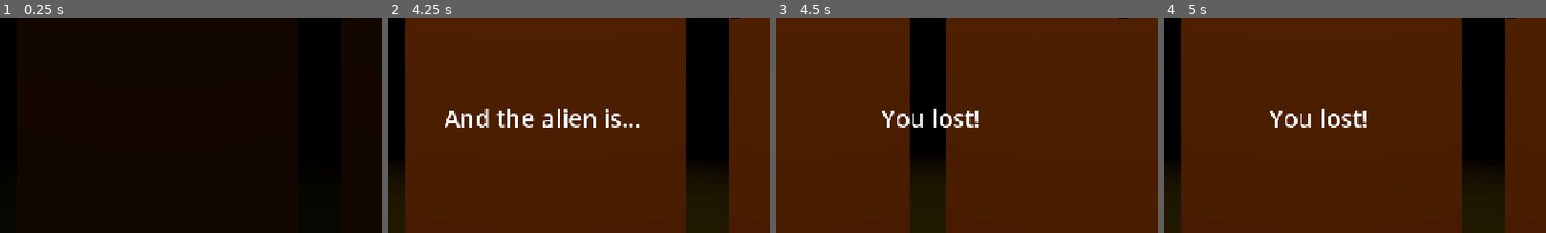
Above: before the commit, frames 1-4 (left to right).
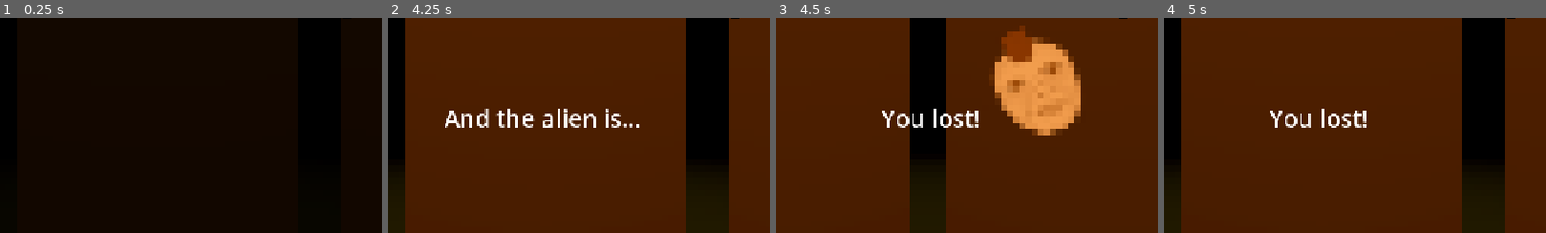
Above: after the commit, the same moments.

Repository: Caz080/AfterFall
Game: Godot game, scene res://Assets/Scenes/game.tscn
The game is run twice, just before and just after one commit, with the same random seed, the same clock (stepped at 60 frames per second) and the same inputs.
Inputs (mouse positions are % of the whole screen's width and height, from its top left):
- Up to frame 1 (0.25 s): no input
- Up to frame 2 (4.25 s): tap Enter (ui_accept) at 0.5, 0.77, 3.77 s; hold Right (move_right) 0.53-1.25 s; hold Space (push_to_talk) 0.53-1.25 s; click (90, 84) at 1.25 s; click (90, 50) at 2 s; click (10, 50) at 2.75 s; hold Left (move_left) from 3.53 s (still down); tap Space (push_to_talk) at 3.6 s
- Up to frame 3 (4.5 s): release Left (move_left) at 4.28 s; hold Right (move_right) from 4.28 s (still down); hold Space (push_to_talk) from 4.28 s (still down)
- Up to frame 4 (5 s): keep holding Right (move_right); keep holding Space (push_to_talk)
The pictures show only the part of the screen within x 30-80%, y 27-77%; the shares and areas given below are measured in that part.

Frames 1-2 are identical in both runs. In frame 3, 8.4% of the frame differs, in the area x 57-80%, y 3-55%; in frame 4, nothing differs.

Commit message:
NPC update

Diff:
--- a/projectreal/Assets/Scripts/gameHandler.gd
+++ b/projectreal/Assets/Scripts/gameHandler.gd
@@ -50,3 +50,5 @@
 	else:
 		sustext.text = "You lost!"
 	currentPlayer.currentNPC = HttpManager.alien
+	var alienNPC = get_node("NPC_" + var_to_str(HttpManager.alien))
+	alienNPC.get_node("AnimationPlayer").play("isAlien")
--- a/projectreal/Assets/Scripts/npcHandler.gd
+++ b/projectreal/Assets/Scripts/npcHandler.gd
@@ -2,6 +2,8 @@
 
 @onready var Hairs = $Head/Hairs.get_children()
 @onready var Shirts = $Torso/Shirts.get_children()
+
+@onready var animationPlayer = $AnimationPlayer
 
 @export var firstName: String = "John"
 @export var lastName: String = "Doe"
--- a/projectreal/Assets/npc_model.tscn
+++ b/projectreal/Assets/npc_model.tscn
@@ -4,6 +4,7 @@
 [ext_resource type="Texture2D" uid="uid://b11qvjrhd3erv" path="res://Assets/Sprites/Person/Sprite-Person-Head.png" id="2_xnmoo"]
 [ext_resource type="Texture2D" uid="uid://dlu6xw5s25ku3" path="res://Assets/Sprites/Sprite-mohawk.png" id="3_rnwvp"]
 [ext_resource type="Texture2D" uid="uid://cn4ycpd3hwuui" path="res://Assets/Sprites/Sprite-baldpatch.png" id="4_xnmoo"]
+[ext_resource type="Texture2D" uid="uid://c0e40bm3kpenr" path="res://Assets/Sprites/Alien/Sprite-Alien-Head.png" id="5_cv3sp"]
 [ext_resource type="Texture2D" uid="uid://b1cc0hlw2xsrv" path="res://Assets/Sprites/Person/Sprite-Person-Body.png" id="5_rn3ck"]
 [ext_resource type="Texture2D" uid="uid://5t8tf3g0qliu" path="res://Assets/Sprites/Shirts/Sprite-Regular-Shirt-Base.png" id="6_cv3sp"]
 
@@ -14,11 +15,135 @@
 size = Vector2(1, 2)
 center_offset = Vector3(0, 1, 0)
 
+[sub_resource type="Animation" id="Animation_ti0gq"]
+length = 0.001
+tracks/0/type = "value"
+tracks/0/imported = false
+tracks/0/enabled = true
+tracks/0/path = NodePath("Head:position")
+tracks/0/interp = 1
+tracks/0/loop_wrap = true
+tracks/0/keys = {
+"times": PackedFloat32Array(0),
+"transitions": PackedFloat32Array(1),
+"update": 0,
+"values": [Vector3(0, 0.9781968, 0)]
+}
+tracks/1/type = "value"
+tracks/1/imported = false
+tracks/1/enabled = true
+tracks/1/path = NodePath("Head:rotation")
+tracks/1/interp = 1
+tracks/1/loop_wrap = true
+tracks/1/keys = {
+"times": PackedFloat32Array(0),
+"transitions": PackedFloat32Array(1),
+"update": 0,
+"values": [Vector3(0, 0, 0)]
+}
+tracks/2/type = "value"
+tracks/2/imported = false
+tracks/2/enabled = true
+tracks/2/path = NodePath("AlienHead:visible")
+tracks/2/interp = 1
+tracks/2/loop_wrap = true
+tracks/2/keys = {
+"times": PackedFloat32Array(0),
+"transitions": PackedFloat32Array(1),
+"update": 1,
+"values": [false]
+}
+tracks/3/type = "value"
+tracks/3/imported = false
+tracks/3/enabled = true
+tracks/3/path = NodePath("AlienHead:position")
+tracks/3/interp = 1
+tracks/3/loop_wrap = true
+tracks/3/keys = {
+"times": PackedFloat32Array(0),
+"transitions": PackedFloat32Array(1),
+"update": 0,
+"values": [Vector3(0, 0.61731476, 0)]
+}
+tracks/4/type = "value"
+tracks/4/imported = false
+tracks/4/enabled = true
+tracks/4/path = NodePath("AlienHead:rotation")
+tracks/4/interp = 1
+tracks/4/loop_wrap = true
+tracks/4/keys = {
+"times": PackedFloat32Array(0),
+"transitions": PackedFloat32Array(1),
+"update": 0,
+"values": [Vector3(-0.18927185, 0, 0)]
+}
+
 [sub_resource type="Animation" id="Animation_xnmoo"]
 resource_name = "isAlien"
+tracks/0/type = "value"
+tracks/0/imported = false
+tracks/0/enabled = true
+tracks/0/path = NodePath("Head:position")
+tracks/0/interp = 1
+tracks/0/loop_wrap = true
+tracks/0/keys = {
+"times": PackedFloat32Array(0, 0.1, 0.15, 0.2, 0.3, 0.501603),
+"transitions": PackedFloat32Array(1, 1, 1, 1, 1, 1),
+"update": 0,
+"values": [Vector3(0, 0.9781968, 0), Vector3(0.057061583, 1.056856, 0), Vector3(0.0390722, 1.068556, -0.0038897991), Vector3(-0.022281185, 1.0232168, -0.0038897991), Vector3(-0.072858796, 0.8882443, -0.0038897991), Vector3(-0.072858796, 0.23434818, -0.0038897991)]
+}
+tracks/1/type = "value"
+tracks/1/imported = false
+tracks/1/enabled = true
+tracks/1/path = NodePath("Head:rotation")
+tracks/1/interp = 1
+tracks/1/loop_wrap = true
+tracks/1/keys = {
+"times": PackedFloat32Array(0, 0.1, 0.15, 0.2, 0.3, 0.501603),
+"transitions": PackedFloat32Array(1, 1, 1, 1, 1, 1),
+"update": 0,
+"values": [Vector3(0, 0, 0), Vector3(0, 0, 0.2674829), Vector3(0, 0, 0.42440796), Vector3(0, 0, 0.5113077), Vector3(0, 0, 0.5113078), Vector3(0, 0, 0.5113078)]
+}
+tracks/2/type = "value"
+tracks/2/imported = false
+tracks/2/enabled = true
+tracks/2/path = NodePath("AlienHead:visible")
+tracks/2/interp = 1
+tracks/2/loop_wrap = true
+tracks/2/keys = {
+"times": PackedFloat32Array(0, 0.3),
+"transitions": PackedFloat32Array(1, 1),
+"update": 1,
+"values": [false, true]
+}
+tracks/3/type = "value"
+tracks/3/imported = false
+tracks/3/enabled = true
+tracks/3/path = NodePath("AlienHead:position")
+tracks/3/interp = 1
+tracks/3/loop_wrap = true
+tracks/3/keys = {
+"times": PackedFloat32Array(0.2712317, 0.35, 0.45, 0.5029908, 0.53333336, 0.55),
+"transitions": PackedFloat32Array(1, 1, 1, 1, 1, 1),
+"update": 0,
+"values": [Vector3(0, 0.61731476, 0), Vector3(0, 0.90472513, 0), Vector3(0, 1.051, 0), Vector3(0, 0.9903898, 0), Vector3(0, 0.978, 0.001), Vector3(0, 0.978, 0.001)]
+}
+tracks/4/type = "value"
+tracks/4/imported = false
+tracks/4/enabled = true
+tracks/4/path = NodePath("AlienHead:rotation")
+tracks/4/interp = 1
+tracks/4/loop_wrap = true
+tracks/4/keys = {
+"times": PackedFloat32Array(0.2712317, 0.35, 0.45, 0.5029908, 0.53333336, 0.55),
+"transitions": PackedFloat32Array(1, 1, 1, 1, 1, 1),
+"update": 0,
+"values": [Vector3(-0.18927185, 0, 0), Vector3(-0.08726646, 0, 0), Vector3(0, 0, 0), Vector3(0, 0, 0), Vector3(0, 0, 0), Vector3(0, 0, 0)]
+}
 
 [sub_resource type="AnimationLibrary" id="AnimationLibrary_rn3ck"]
 _data = {
+&"RESET": SubResource("Animation_ti0gq"),
 &"isAlien": SubResource("Animation_xnmoo")
 }
 
@@ -35,7 +160,7 @@
 mesh = SubResource("QuadMesh_4kutc")
 
 [node name="Head" type="Sprite3D" parent="." unique_id=1119680563]
-transform = Transform3D(0.18875517, 0, 0, 0, 0.17466983, 0, 0, 0, 0.5, 0, 0.9781968, 0)
+transform = Transform3D(0.18875512, 0, 0, 0, 0.17466985, 0, 0, 0, 0.5, 0, 0.9781968, 0)
 texture = ExtResource("2_xnmoo")
 
 [node name="Hairs" type="Node3D" parent="Head" unique_id=660385289]
@@ -49,6 +174,11 @@
 visible = false
 texture = ExtResource("4_xnmoo")
 
+[node name="AlienHead" type="Sprite3D" parent="." unique_id=1570061157]
+transform = Transform3D(0.18875517, 0, 0, 0, 0.17155048, 0.0940719, 0, -0.032863047, 0.49107075, 0, 0.61731476, 0)
+visible = false
+texture = ExtResource("5_cv3sp")
+
 [node name="Torso" type="Sprite3D" parent="." unique_id=1497271126]
 transform = Transform3D(0.18875517, 0, 0, 0, 0.17466983, 0, 0, 0, 0.5, 0, 0.9781968, 0)
 texture = ExtResource("5_rn3ck")
@@ -61,7 +191,5 @@
 modulate = Color(0.52906674, 0.52906674, 0.52906656, 1)
 texture = ExtResource("6_cv3sp")
 
-[node name="AlienHead" type="Sprite3D" parent="." unique_id=202503964]
-
 [node name="AnimationPlayer" type="AnimationPlayer" parent="." unique_id=946175467]
 libraries/ = SubResource("AnimationLibrary_rn3ck")
Not shown, added: projectreal/Assets/Sprites/Alien/Sprite-Alien-Head.png.import
Not shown, added: projectreal/Assets/Sprites/Hairs/Sprite-Hair-1-Base.png.import
Not shown, added: projectreal/Assets/Sprites/Hairs/Sprite-Hair-2-Base.png.import
